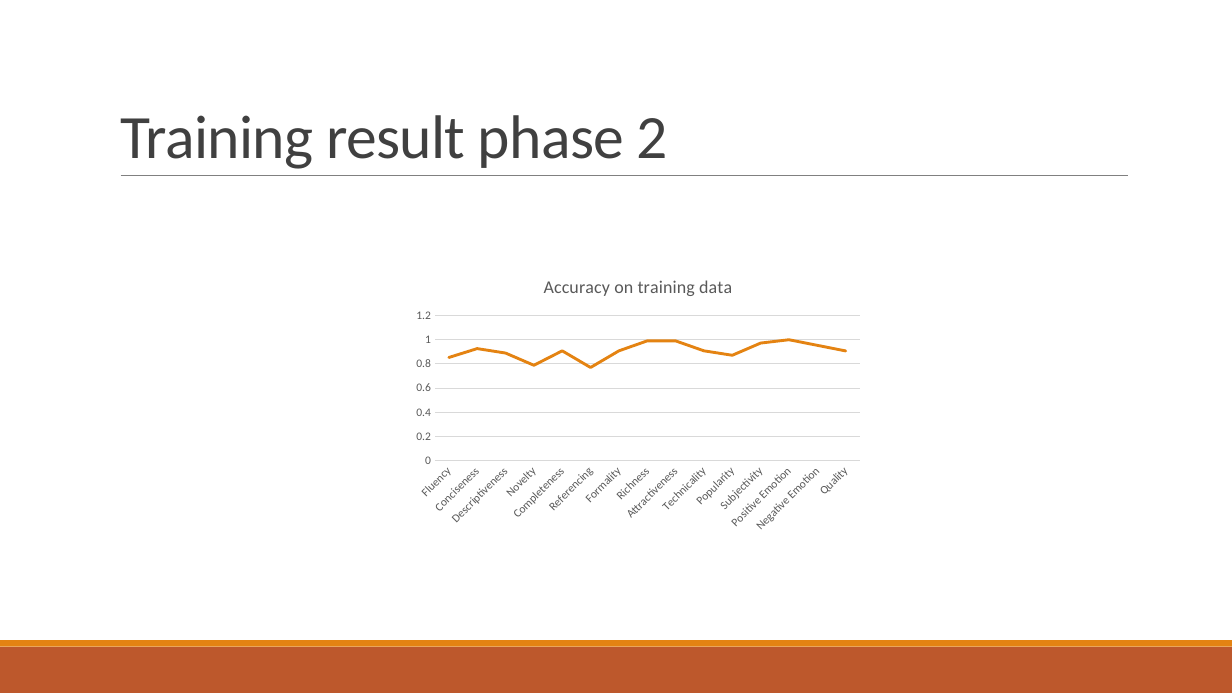
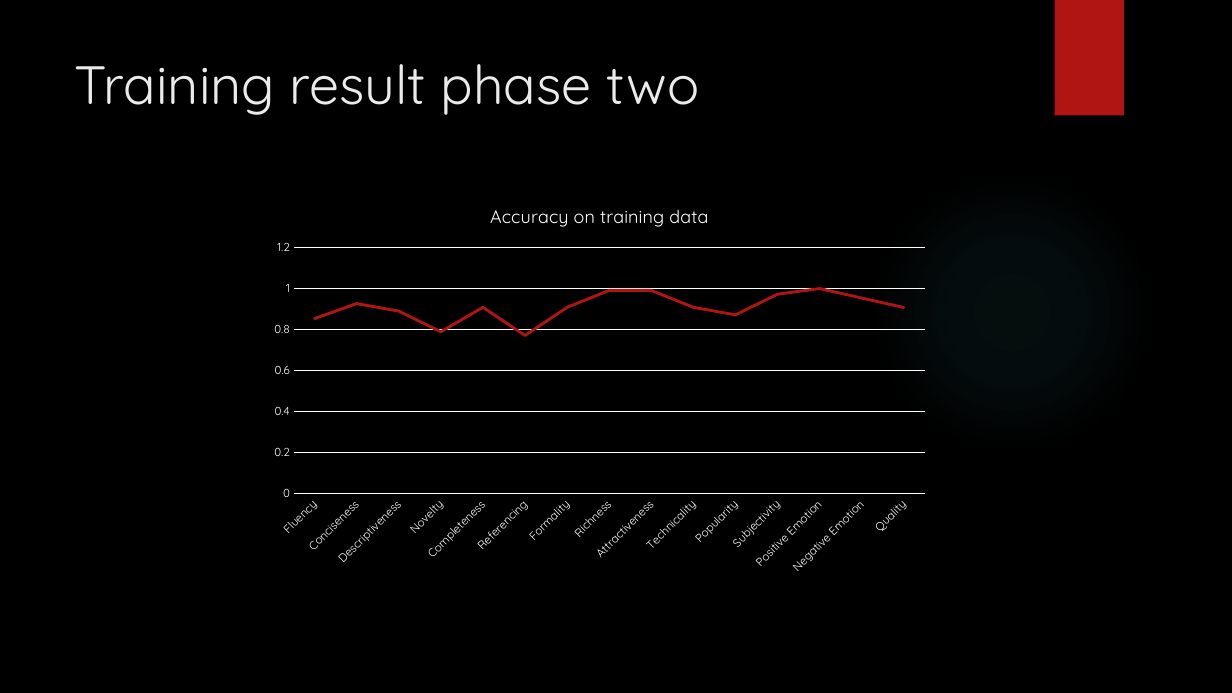
Before and after one commit to yanglinfang/W266FakeNewsIdentification, a slide deck: slide 9 of Low Quality News Identification.pptx (slide 8 before the commit). Drawn at 1232x693 pixels with LibreOffice and Linux fonts; fonts in the diff are those of the drawing; background and template pictures are left out. Boxes give left, top, right and bottom in pixels: in the first picture for what was removed or moved away, otherwise in the second. Text is boxed around its words. In the diff, an @@ line names an element or a change of style, - is before the commit and + after.

```diff
--- a/Low Quality News Identification.pptx
+++ b/Low Quality News Identification.pptx
@@ background #FFFFFF to picture (left out) @@
@@ rectangle added at (1055, 0, 1124, 116), fill #B01513 @@
@@ title "Training result phase two" at (75, 64, 699, 115): vertical alignment bottom to top @@
@@ title at (75, 64, 699, 115): text changed; size 48 to 42 pt; font Calibri to Quicksand; text colour #404040 to #EBEBEB @@
-Training result phase 2
+Training result phase two
@@ line removed from (121, 176) to (1128, 176) @@
@@ ellipse added at (870, 169, 1154, 454), fill gradient #50B9C1 @@
@@ line chart at (261, 188, 938, 583) @@
@@ colour of Series 1 #E48312 to #B01513 @@
@@ category axis changed @@
@@ value axis changed @@
@@ lettering changed @@
@@ line chart: place and size @@
-line chart at (408, 262, 870, 539)
+line chart at (261, 188, 938, 583)
@@ rectangle removed at (0, 647, 1232, 693) @@
@@ rectangle removed at (0, 640, 1232, 647) @@
```
Also in this commit, not shown: 8 other slides changed, 2 slides added, 1 slide removed.
